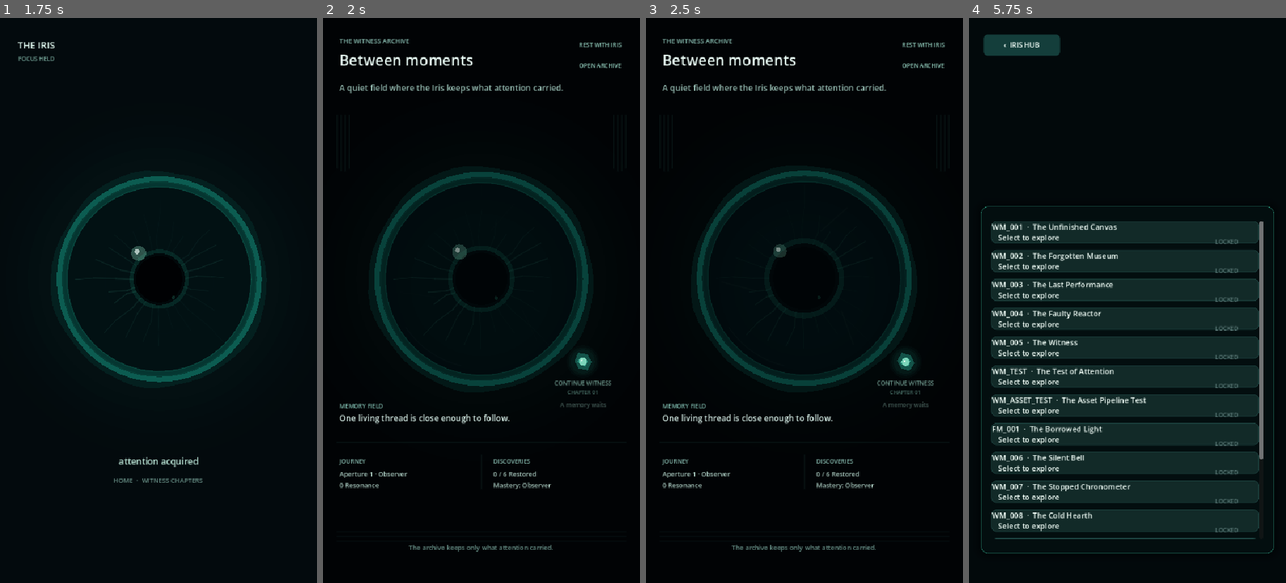
Above: before the commit, frames 1-4 (left to right).
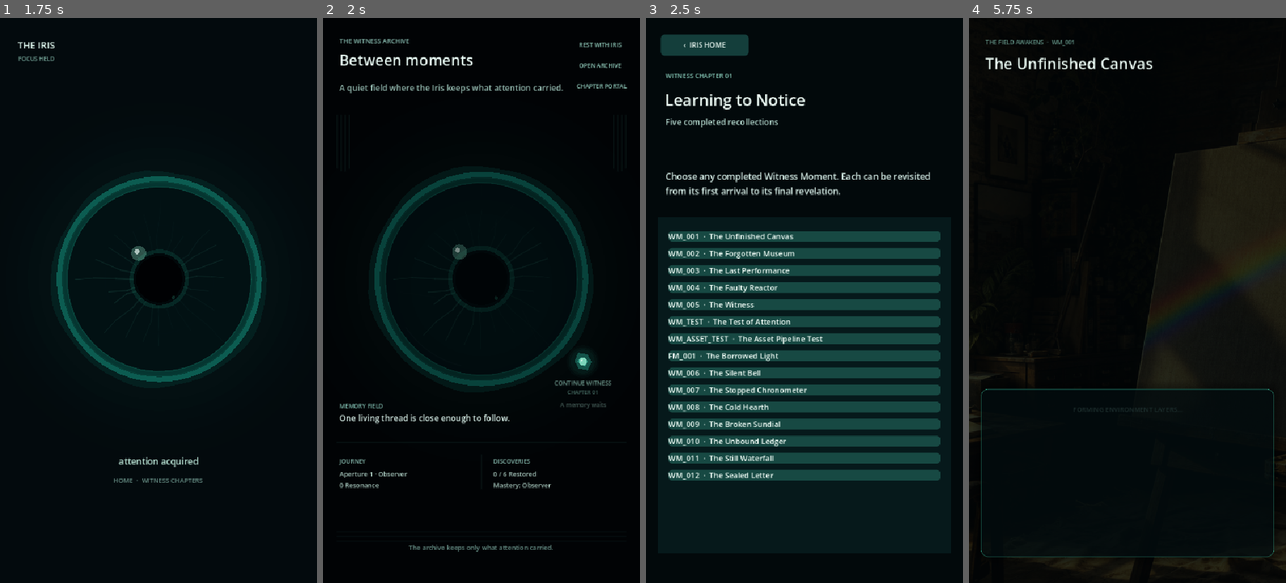
Above: after the commit, the same moments.

Repository: ITTYBITTYBITES/2SW-REIMAGINED
Game: Godot game, scene res://scenes/Application.tscn
Two runs of this game, one before a commit and one after it. Both use one fixed random seed, a clock stepped at 60 frames per second and the inputs below.
Inputs (mouse positions are in pixels of both pictures, inside the frame that each line leads up to):
- Up to frame 1 (1.75 s): tap Enter at 0.5 s; drag from (158, 300) to (190, 176) at 0.52 s; drag from (158, 300) to (142, 413) at 1.27 s
- Up to frame 2 (2 s): no input
- Up to frame 3 (2.5 s): click (909, 85) at 2 s, where only the run after the commit has a clickable "CHAPTER PORTAL"
- Up to frame 4 (5.75 s): click (1127, 238) at 2.75 s, where only the run after the commit has a clickable "WM_001 · The Unfinished Canvas"; click (1228, 46) at 3.5 s, where only the run before the commit has a clickable "REST WITH IRIS"; move the mouse to (1159, 176) at 4.27 s; click (1159, 176) at 4.42 s; click (1228, 63) at 5 s, where only the run before the commit has a clickable "OPEN ARCHIVE"

Frame 1 is identical in both runs. In frame 2, less than 0.1% of the frame differs, in the area x 80-96%, y 11-13%; in frame 3, 31%; in frame 4, 42%, in the area x 0-100%, y 2-100%.

Commit message:
feat: complete Witness Moment Discovery and Selection Verification (Mission 050b)

Diff:
--- a/the_iris/scripts/Application.gd
+++ b/the_iris/scripts/Application.gd
@@ -67,6 +67,7 @@
 	home.memory_intent_released.connect(_on_home_memory_intent_released)
 	home.memory_selected.connect(_on_home_memory_selected)
 	home.archive_requested.connect(show_archive)
+	home.witness_chapters_requested.connect(show_witness)
 	add_child(home)
 	home.update_profile_presentation(witness_profile)
 
--- a/the_iris/scripts/gameplay/GenericWitnessGameplay.gd
+++ b/the_iris/scripts/gameplay/GenericWitnessGameplay.gd
@@ -156,6 +156,14 @@
 	capture_holding = false
 	review_unlocked = false
 	evidence_found.clear()
+
+	# Automated title logging diagnostics for release-quality trace
+	print("=====================================================================")
+	print("🎮 [GenericWitnessGameplay] Launching Witness Moment: %s" % definition.moment_id)
+	print("   Title: %s" % definition.title)
+	print("   Subtitle: %s" % definition.subtitle)
+	print("   Incident ID: %s" % definition.incident_id)
+	print("=====================================================================")
 
 	# Load environment lighting profile color modulation dynamically from manifest
 	var color_hex: String = definition.asset_manifest.lighting_profile.get("modulate_color", "#ffffff")
--- a/the_iris/scripts/home/IrisHome.gd
+++ b/the_iris/scripts/home/IrisHome.gd
@@ -8,6 +8,7 @@
 signal memory_intent_released
 signal memory_selected
 signal archive_requested
+signal witness_chapters_requested
 
 var elapsed := 0.0
 var atmosphere_redraw_in := 0.0
@@ -39,6 +40,10 @@
 	var archive_button := _text_button("OPEN ARCHIVE", Vector2(377, 65), Vector2(135, 28))
 	archive_button.name = "OpenArchive"
 	archive_button.pressed.connect(archive_requested.emit)
+
+	var chapter_button := _text_button("CHAPTER PORTAL", Vector2(377, 100), Vector2(135, 28))
+	chapter_button.name = "ChapterPortal"
+	chapter_button.pressed.connect(witness_chapters_requested.emit)
 
 	_label("MEMORY FIELD", 10, Color("#7fbcae"), Vector2(28, 648), Vector2(240, 20))
 	_label("One living thread is close enough to follow.", 14, Color("#d7eee7"), Vector2(28, 668), Vector2(430, 24))
